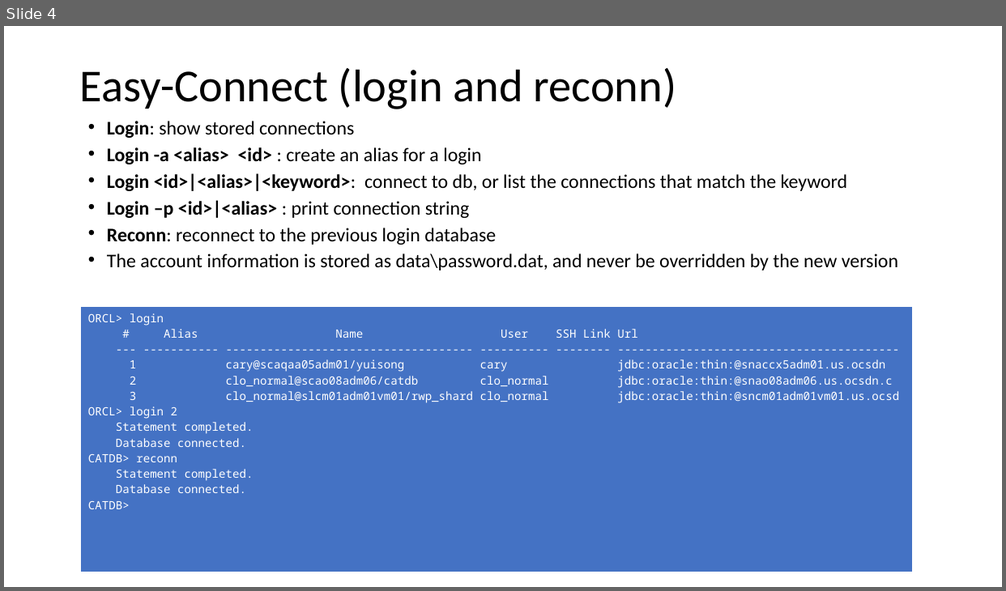
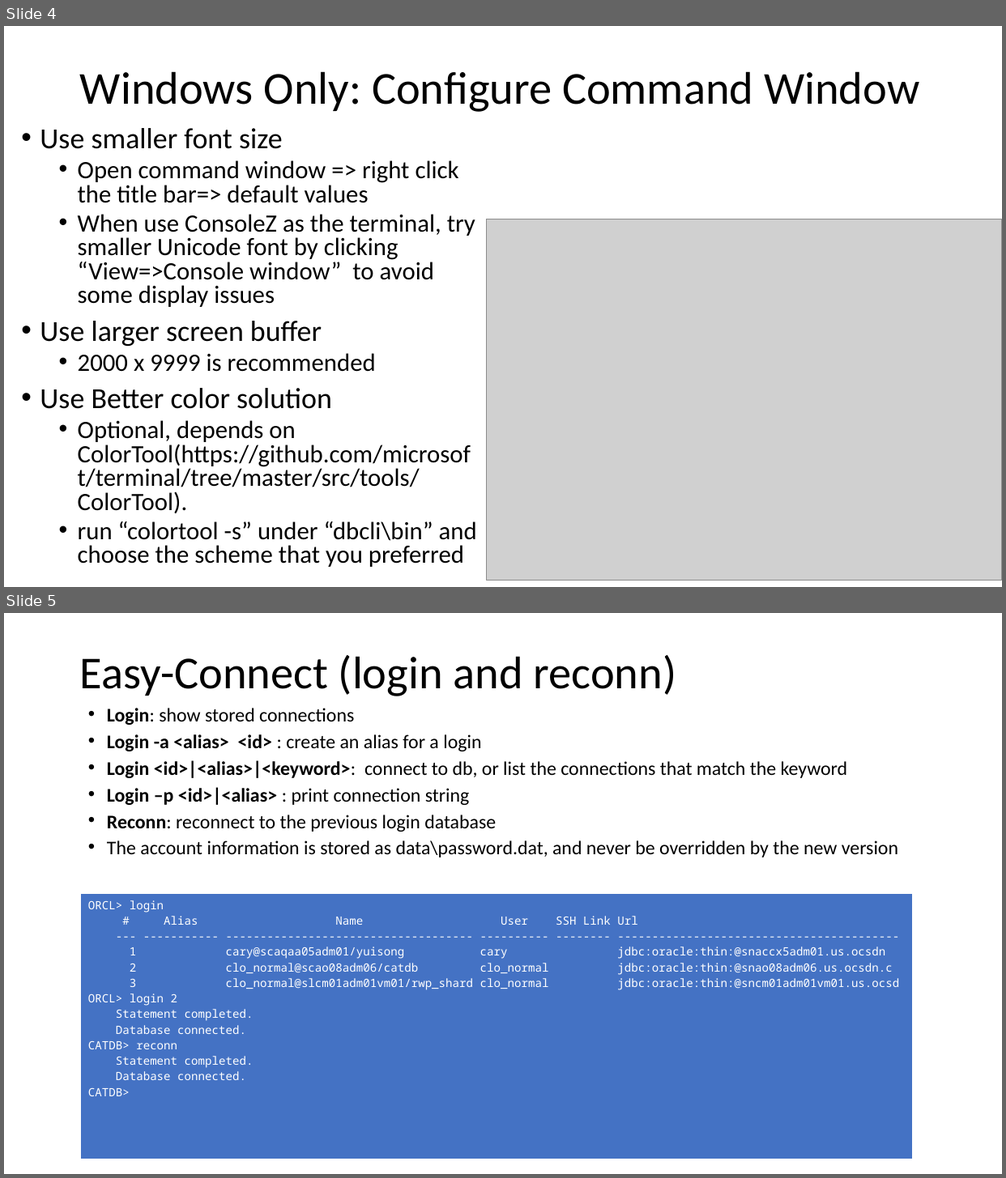
Before and after one commit to hyee/dbcli, a slide deck: docs/dbcli.pptx. Shown one above the other, each under a label of ours: slide 4 before the commit, slides 4 and 5 after it. The pictures are 1006x591 and 1006x1178 pixels, drawn with LibreOffice and Linux fonts; fonts in the diff are those of the drawing; grey boxes stand for pictures. Boxes give left, top, right and bottom in pixels: in the first picture for what was removed or moved away, otherwise in the second. Text is boxed around its words. In the diff, an @@ line names an element or a change of style, - is before the commit and + after.

```diff
--- a/docs/dbcli.pptx
+++ b/docs/dbcli.pptx
@@ slide 4 added at (4,26,1002,587), background #FFFFFF @@
@@ title added at (80,71,919,112), 44 pt, text #000000 @@
+Windows Only: Configure Command Window
@@ text added at (40,128,477,567), 24 pt, text #000000 @@
+• Use smaller font size
+  • Open command window => right click the title bar=> default values
+  • When use ConsoleZ as the terminal, try smaller Unicode font by clicking “View=>Console window” to avoid some display issues
+• Use larger screen buffer
+  • 2000 x 9999 is recommended
+• Use Better color solution
+  • Optional, depends on ColorTool(https://github.com/microsoft/terminal/tree/master/src/tools/ColorTool).
+  • run “colortool -s” under “dbcli\bin” and choose the scheme that you preferred
@@ picture added at (487,219,1002,580) @@
@@ what was slide 4 is now slide 5 @@
```
Also in this commit, not shown: 10 other files.
